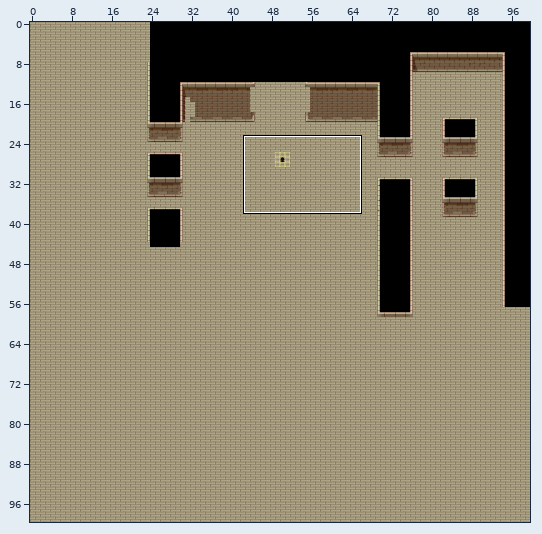
Level history. Tiled map: Projects/Project/assets/maps/game_map.tmx. Above: a wide view before the commit, with the close-up outlined.
Close-up. Earlier state:
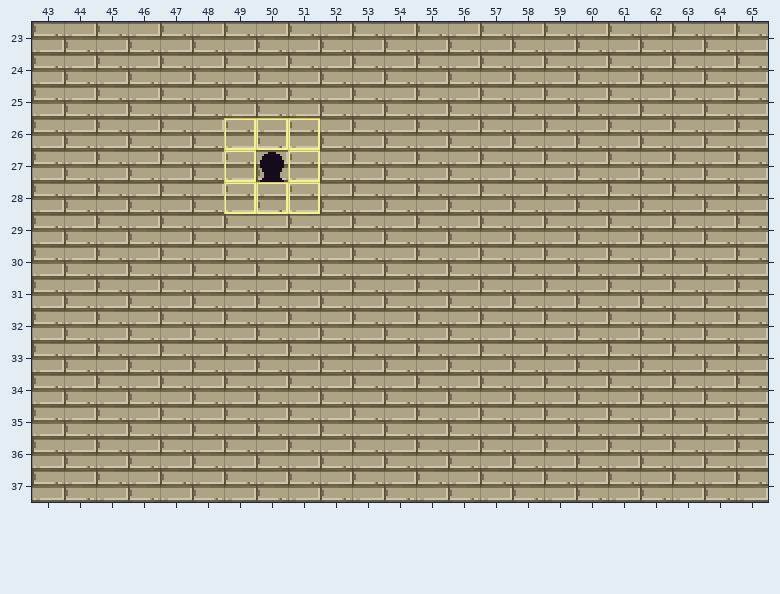
Cells are 16x16 px. Shown: x 43..65, y 23..37. The commit also changed other parts of the map, which this record leaves out.
The result:
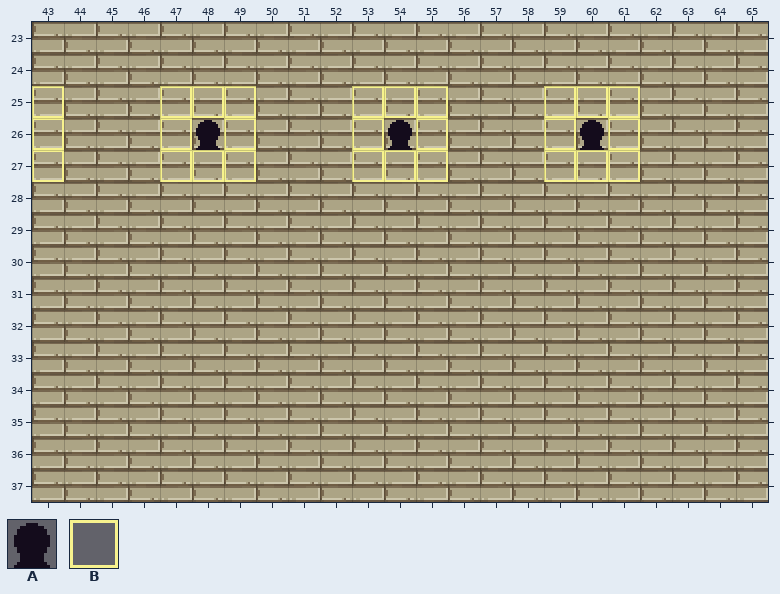
Key: from "Lobby-tile": A 538, B 577.
_ is an empty cell, . an unchanged one.
Tiles of an added or newly shown layer are drawn over the layers below it.
The edit:
--- layer "obj1-off"
@@ x 49..51 @@
-26 .BB
-27 .AB
-28 BBB
+26 .__
+27 .__
+28 ___
--- layer "obj2-off" (added)
@@ x 43..43 @@
-25 _
-26 _
-27 _
+25 B
+26 B
+27 B
--- layer "obj3-off" (added)
@@ x 47..49 @@
-25 ___
-26 __.
-27 __.
+25 BBB
+26 BA.
+27 BB.
--- layer "obj4-off" (added)
@@ x 53..55 @@
-25 ___
-26 ___
-27 ___
+25 BBB
+26 BAB
+27 BBB
--- layer "obj5-off" (added)
@@ x 59..61 @@
-25 ___
-26 ___
-27 ___
+25 BBB
+26 BAB
+27 BBB
Changed places in both close-ups, as pixel boxes (x1, y1, x2, y2):
added: (32, 86, 64, 182)
changed: (160, 86, 320, 214)
added: (352, 86, 448, 182)
added: (544, 86, 640, 182)
